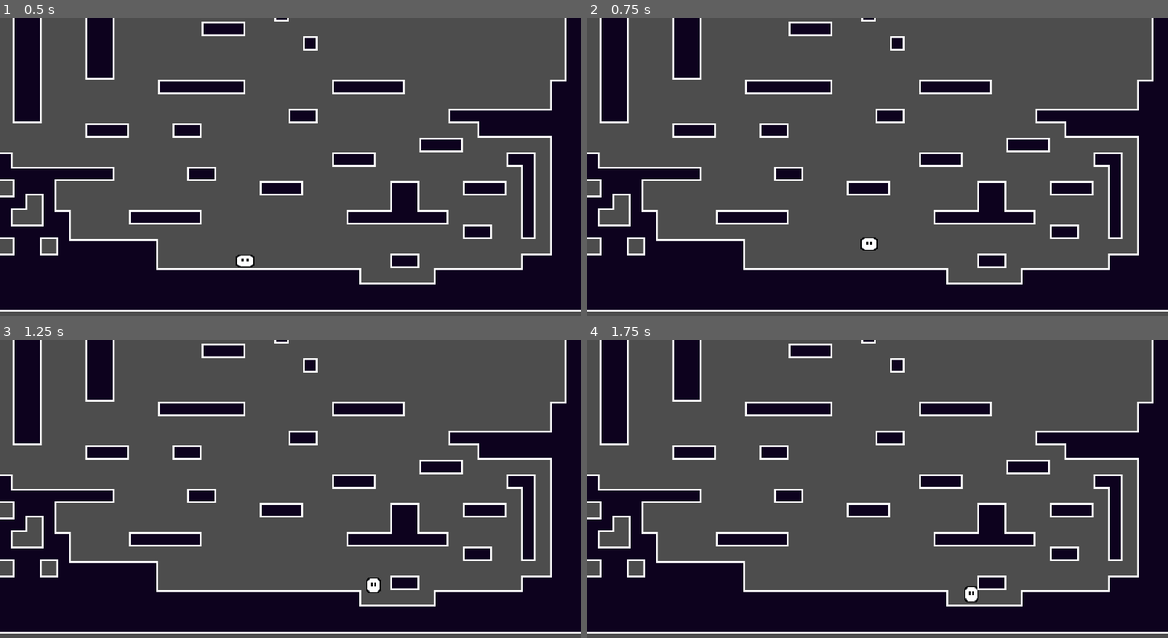
Above: before the commit, frames 1-4 (two rows, left to right).
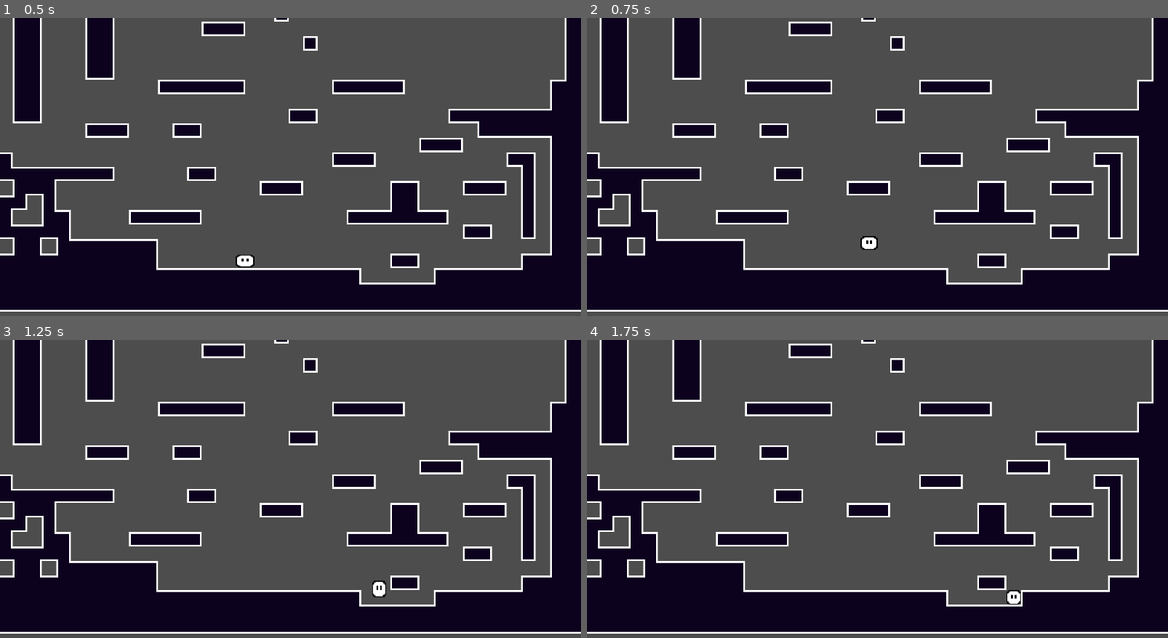
Above: after the commit, the same moments.

Repository: picalexs/LightBender
Game: Godot game, scene res://levels/test_room/test_scene.tscn
Same seed, same stepped clock (60 frames per second), same inputs: the game is played once before the commit and once after it.
Inputs:
- Up to frame 1 (0.5 s): no input
- Up to frame 2 (0.75 s): tap Enter (ui_accept) at 0.5 s; hold Right (ui_right) from 0.53 s (still down); hold Enter (ui_accept) from 0.53 s (still down); tap Shift (dash) at 0.6 s
- Up to frame 3 (1.25 s): keep holding Right (ui_right); keep holding Enter (ui_accept)
- Up to frame 4 (1.75 s): keep holding Right (ui_right); release Enter (ui_accept) at 1.28 s; tap Enter (ui_accept) at 1.35, 1.52 s; tap Shift (dash) at 1.55 s

Frame 1 is identical in both runs. In frame 2, less than 0.1% of the frame differs, in the area x 47-51%, y 73-79%; in frame 3, 0.2%; in frame 4, 0.2%, in the area x 64-75%, y 82-89%.

Commit message:
Added double jump

Diff:
--- a/light-bender/features/player/player_abilities.gd
+++ b/light-bender/features/player/player_abilities.gd
@@ -1,7 +1,9 @@
 extends Resource
+
 class_name PlayerAbilities
 
 @export_group("Ability Toggles")
 @export var can_dash: bool = true
 @export var can_wall_jump: bool = true
 @export var can_wall_slide: bool = true
+@export var can_double_jump: bool = true
--- a/light-bender/features/player/player_movement.gd
+++ b/light-bender/features/player/player_movement.gd
@@ -19,6 +19,8 @@
 @export_range(0.0, 1.0) var jump_cut_mult: float = 0.15
 @export var coyote_time: float = 0.15
 @export var jump_buffer_time: float = 0.15
+@export var max_air_jumps: int = 1
+@export var double_jump_force: float = 280.0
 
 # ── Apex Feel ─────────────────────────────────────────────────────────────────
 @export_group("Jump Feel")
@@ -64,12 +66,14 @@
 var _dash_direction: Vector2 = Vector2.ZERO
 var _wall_jump_lock_timer: float = 0.0
 var _wall_normal: Vector2 = Vector2.ZERO
+var _air_jumps_left: int = 0
 
 @onready var _sprite: Sprite2D = $Sprite2D
 
 
 func _ready() -> void:
 	_ensure_abilities()
+	_refill_air_jumps()
 
 
 func _ensure_abilities() -> void:
@@ -108,6 +112,7 @@
 	_refresh_wall_contact()
 	if is_on_floor() and velocity.y >= 0.0:
 		_is_jumping = false
+		_refill_air_jumps()
 
 
 # Counts down coyote window and jump buffer each frame; resets coyote on landing.
@@ -153,6 +158,10 @@
 
 	if _can_wall_jump():
 		_do_wall_jump()
+		return
+
+	if _can_double_jump():
+		_do_double_jump()
 
 
 func _do_ground_jump() -> void:
@@ -179,6 +188,16 @@
 	_jump_buffer_timer = 0.0
 
 
+func _do_double_jump() -> void:
+	velocity.y = -double_jump_force
+	_is_jumping = true
+	_jump_buffer_timer = 0.0
+	_air_jumps_left = max(0, _air_jumps_left - 1)
+	if not Input.is_action_pressed("ui_accept"):
+		velocity.y *= jump_cut_mult
+		_is_jumping = false
+
+
 # Physics-based acceleration / deceleration with optional momentum conservation and friction.
 func _apply_movement(delta: float, on_floor: bool) -> void:
 	if _is_dashing():
@@ -257,6 +276,14 @@
 	return true
 
 
+func _can_double_jump() -> bool:
+	if abilities == null or not abilities.can_double_jump:
+		return false
+	if is_on_floor() or _is_dashing():
+		return false
+	return _air_jumps_left > 0
+
+
 func _try_dash() -> void:
 	if abilities == null or not abilities.can_dash:
 		return
@@ -309,6 +336,15 @@
 	abilities.can_wall_slide = enabled
 
 
+func set_double_jump_enabled(enabled: bool) -> void:
+	_ensure_abilities()
+	abilities.can_double_jump = enabled
+
+
+func _refill_air_jumps() -> void:
+	_air_jumps_left = maxi(0, max_air_jumps)
+
+
 func _update_facing() -> void:
 	var dir := Input.get_axis("ui_left", "ui_right")
 	if dir > 0.0 and not _facing_right:
--- a/light-bender/levels/test_room/test_scene.tscn
+++ b/light-bender/levels/test_room/test_scene.tscn
@@ -6,8 +6,8 @@
 [node name="test_scene" type="Node2D" unique_id=1872434068]
 
 [node name="Player" parent="." unique_id=640300134 instance=ExtResource("2_tlesq")]
+double_jump_force = 290.0
 dash_speed = 280.0
-dash_duration = 0.12
 wall_slide_speed = 40.0
 
 [node name="Camera2D" type="Camera2D" parent="." unique_id=1806402793]
